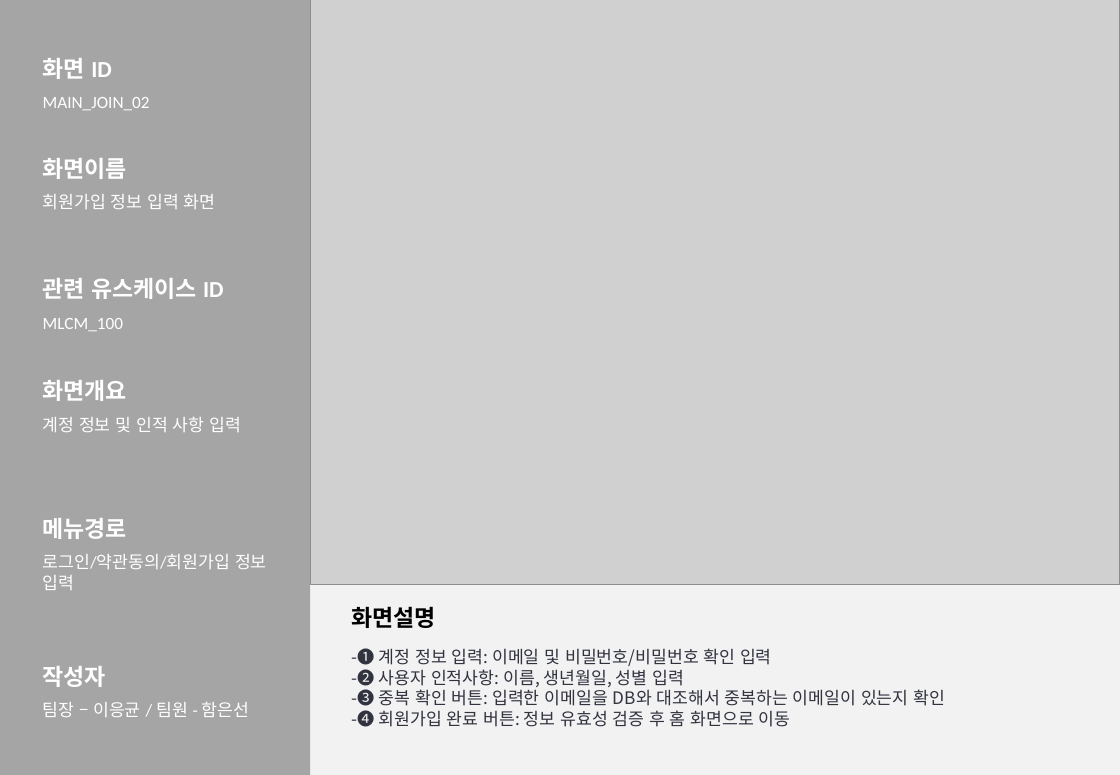
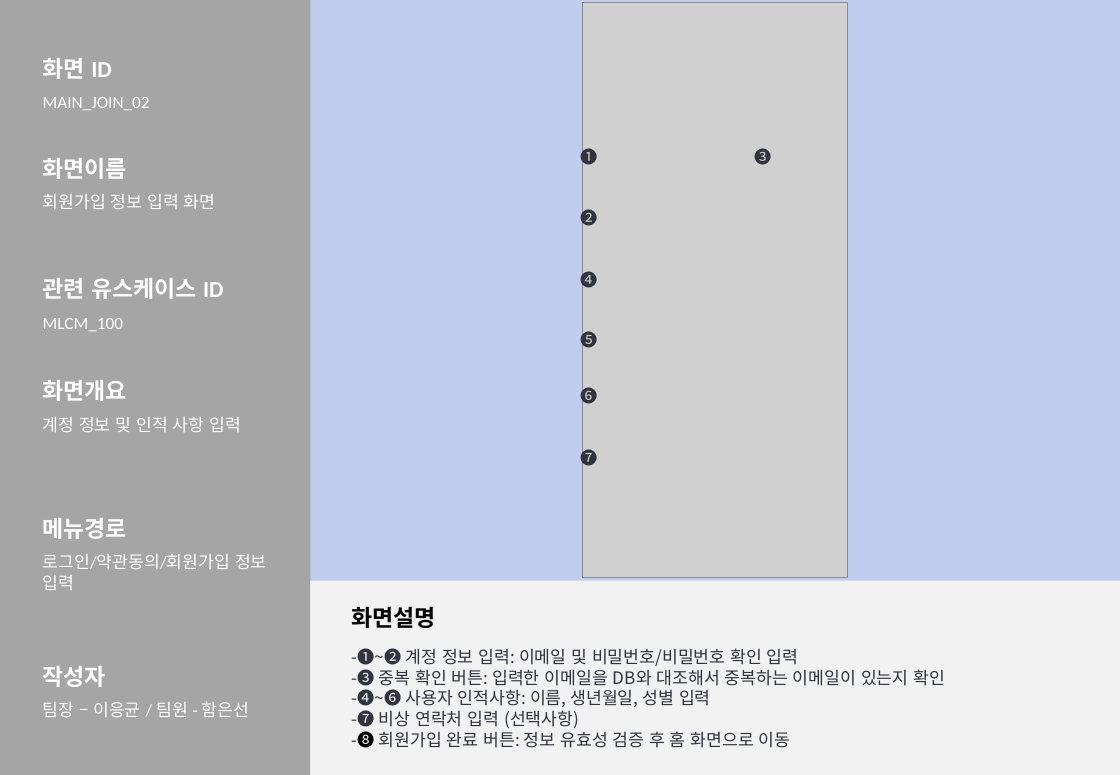
Before and after one commit to 2026-SMHRD-KDT-HealthCare-5/lisn, a slide deck: slide 9 of Documents/화면설계서_귀기울임.pptx. Drawn at 1120x775 pixels with LibreOffice and Linux fonts; fonts in the diff are those of the drawing; grey boxes stand for pictures. Boxes give left, top, right and bottom in pixels: in the first picture for what was removed or moved away, otherwise in the second. Text is boxed around its words. In the diff, an @@ line names an element or a change of style, - is before the commit and + after.

Commit message:
docs: 화면설계서 최신본 반영 - 슬라이드 12장에서 15장으로 확장

```diff
--- a/Documents/화면설계서_귀기울임.pptx
+++ b/Documents/화면설계서_귀기울임.pptx
@@ background #FFFFFF to #C0CDEF @@
@@ picture removed at box(310, 0, 1120, 585) @@
@@ picture added at box(582, 3, 848, 578) @@
@@ text added at box(581, 145, 598, 168), 12 pt, text #31333F @@
+❶
@@ text added at box(754, 145, 771, 168), 12 pt, text #31333F @@
+❸
@@ text added at box(581, 207, 598, 230), 12 pt, text #31333F @@
+❷
@@ text added at box(581, 269, 598, 292), 12 pt, text #31333F @@
+❹
@@ text added at box(581, 329, 598, 352), 12 pt, text #31333F @@
+❺
@@ text added at box(581, 385, 598, 408), 12 pt, text #31333F @@
+❻
@@ text added at box(581, 447, 598, 470), 12 pt, text #31333F @@
+❼
@@ text at box(352, 648, 799, 666): text changed @@
--❶ 계정 정보 입력: 이메일 및 비밀번호/비밀번호 확인 입력
--❷ 사용자 인적사항: 이름, 생년월일, 성별 입력
+-❶~❷ 계정 정보 입력: 이메일 및 비밀번호/비밀번호 확인 입력
@@ text at box(352, 689, 791, 748): text changed @@
--❹ 회원가입 완료 버튼: 정보 유효성 검증 후 홈 화면으로 이동
+-❹~❻ 사용자 인적사항: 이름, 생년월일, 성별 입력
+-❼ 비상 연락처 입력 (선택사항)
+-➑ 회원가입 완료 버튼: 정보 유효성 검증 후 홈 화면으로 이동
```
Also in this commit, not shown: 7 other slides changed, 3 slides added.
